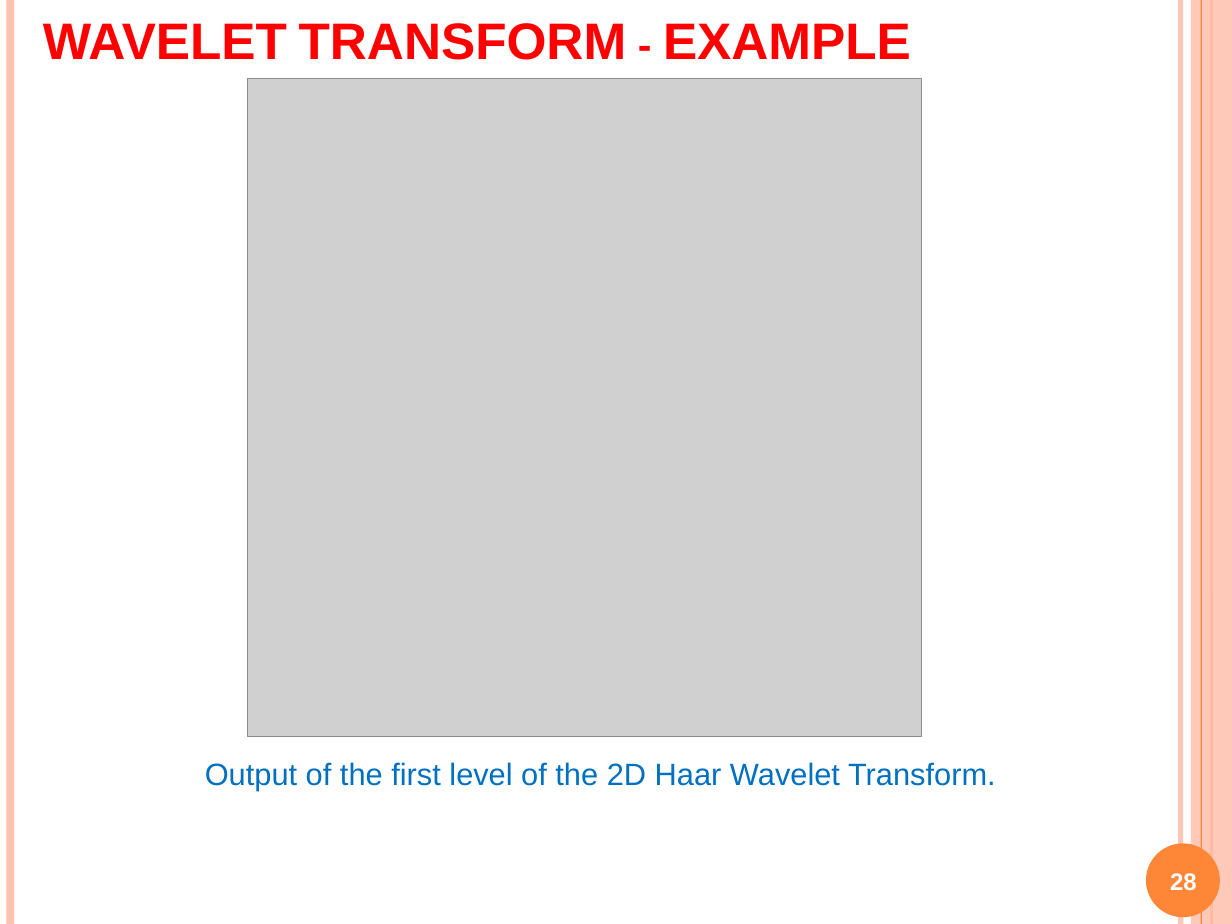
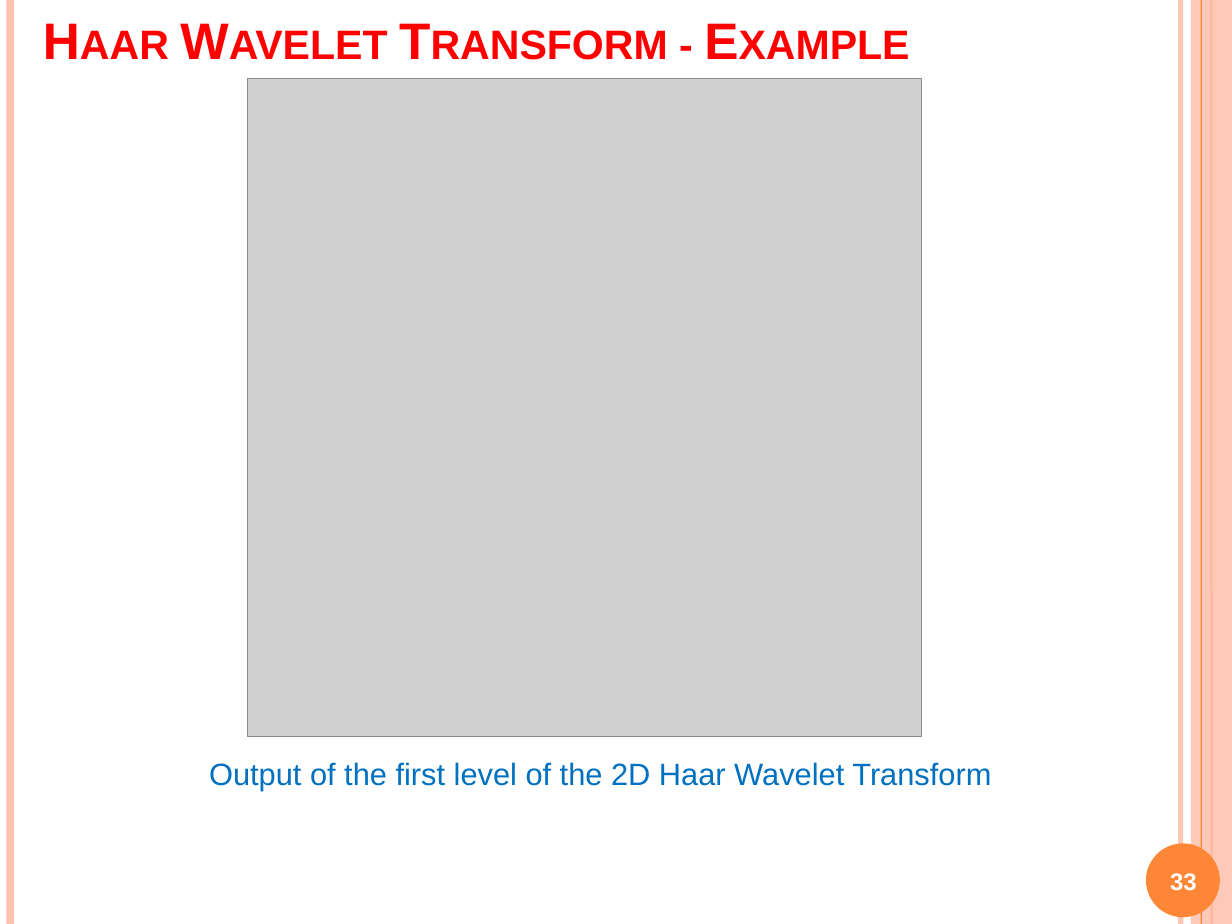
Before and after one commit to Alex7Huynh/dip-g9, a slide deck: slide 33 of 6. PPT/Wavelet transform.pptx (slide 28 before the commit). Drawn at 1232x924 pixels with LibreOffice and Linux fonts; fonts in the diff are those of the drawing; grey boxes stand for pictures. Boxes give left, top, right and bottom in pixels: in the first picture for what was removed or moved away, otherwise in the second. Text is boxed around its words. In the diff, an @@ line names an element or a change of style, - is before the commit and + after.

```diff
--- a/6. PPT/Wavelet transform.pptx
+++ b/6. PPT/Wavelet transform.pptx
@@ title at bbox=[43, 23, 911, 60]: text changed @@
-WAVELET TRANSFORM - EXAMPLE
+Haar Wavelet Transform - Example
@@ text at bbox=[209, 762, 991, 791]: text changed @@
-Output of the first level of the 2D Haar Wavelet Transform.
+Output of the first level of the 2D Haar Wavelet Transform
@@ page number at bbox=[1170, 873, 1197, 891]: text changed @@
-28
+33
```
Also in this commit, not shown: 21 other slides changed, 27 slides added, 4 slides removed.
